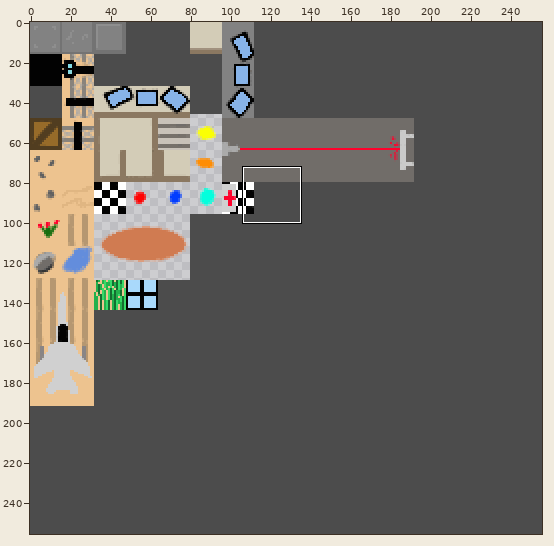
Sprite sheet, stored at Assets/Sprites/tilemap.png. Above: a wide view before the commit, with the close-up outlined.
Close-up. First the earlier version:
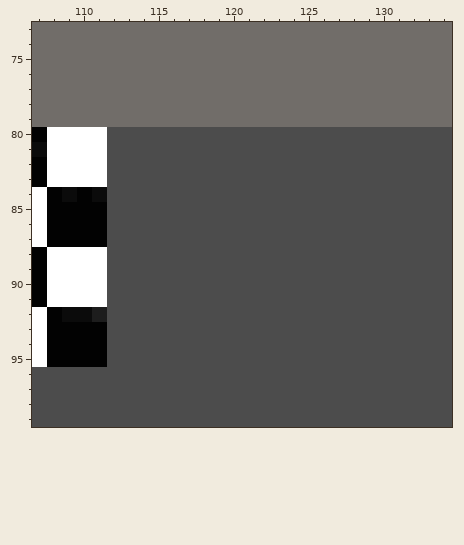
The file is 256x256 pixels. Pixels under 10% opacity are left out. Colours within 5 levels of each other are drawn and written as one. Shown: x 107..134, y 73..99. The commit also changed other parts of the picture, which this record leaves out.
The same view after the edit:
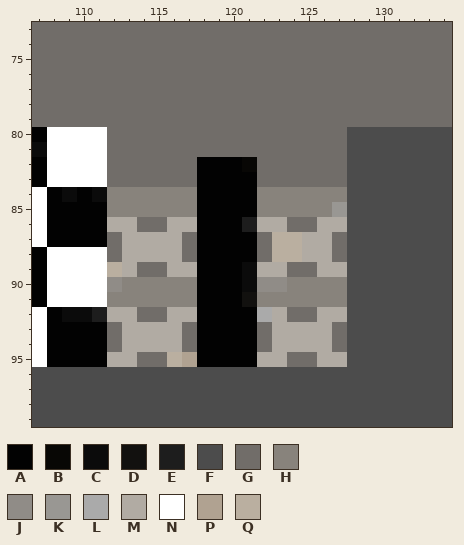
Palette (. is transparent): A #020202  B #080705  C #0b0b0b  D #12110f  E #1d1d1d  F #4c4c4c  G #716d69  H #88837c  J #908c87  K #999793  L #aaaaaa  M #b1aba3  N #ffffff  P #b0a291  Q #baafa0
Edits made:
y 80..81: x 112..127 FFFFFFFFFFFFFFFF -> GGGGGGGGGGGGGGGG
y 82: x 112..127 FFFFFFFFFFFFFFFF -> GGGGGGAAABGGGGGG
y 83: x 112..127 FFFFFFFFFFFFFFFF -> GGGGGGAAAAGGGGGG
y 84: x 112..127 FFFFFFFFFFFFFFFF -> HHHHHHAAAAHHHHHH
y 85: x 112..127 FFFFFFFFFFFFFFFF -> HHHHHHAAAAHHHHHK
y 86: x 112..127 FFFFFFFFFFFFFFFF -> MMGGMMAAAEMMGGMM
y 87..88: x 112..127 FFFFFFFFFFFFFFFF -> GMMMMGAAAAGQQMMG
y 89: x 112..127 FFFFFFFFFFFFFFFF -> QMGGMMAAACMMGGMM
y 90: x 112..127 FFFFFFFFFFFFFFFF -> JHHHHHAAACJJHHHH
y 91: x 112..127 FFFFFFFFFFFFFFFF -> HHHHHHAAADHHHHHH
y 92: x 112..127 FFFFFFFFFFFFFFFF -> MMGGMMAAAALMGGMM
y 93..94: x 112..127 FFFFFFFFFFFFFFFF -> GMMMMGAAAAGMMMMG
y 95: x 112..127 FFFFFFFFFFFFFFFF -> MMGGQPAAAAMMGGMM
Where, in picture pixels (left, top, right, bottom), the same in both close-ups:
changed: (107, 127, 347, 367)
